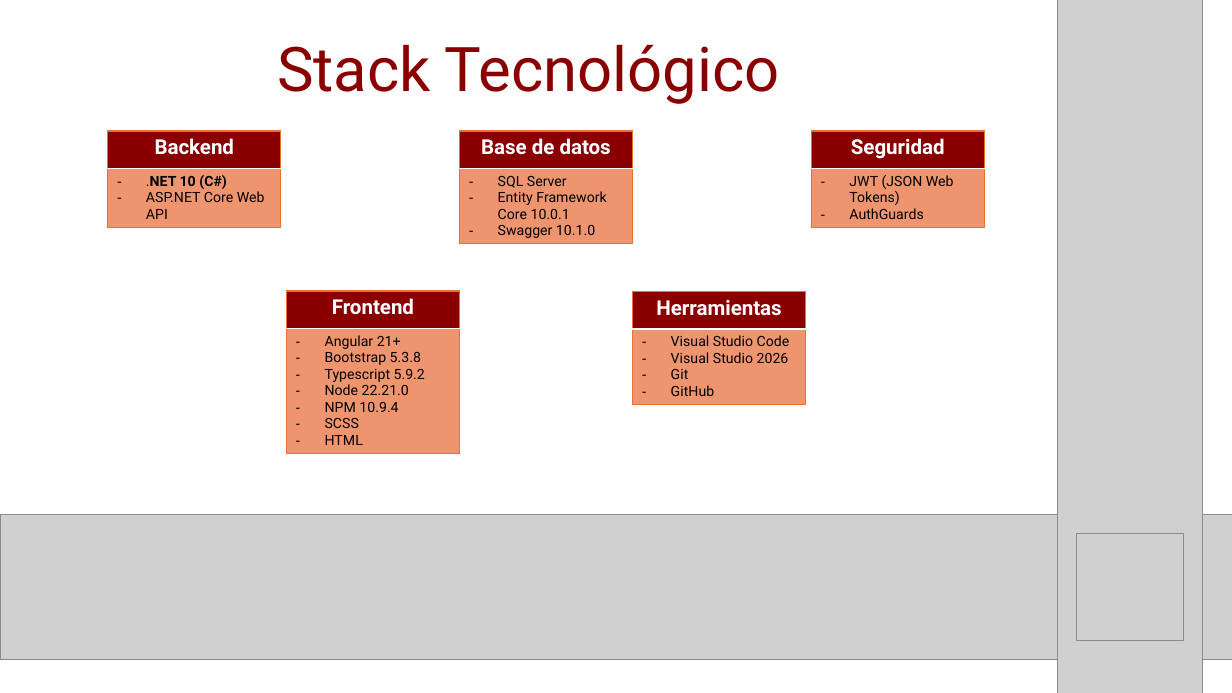
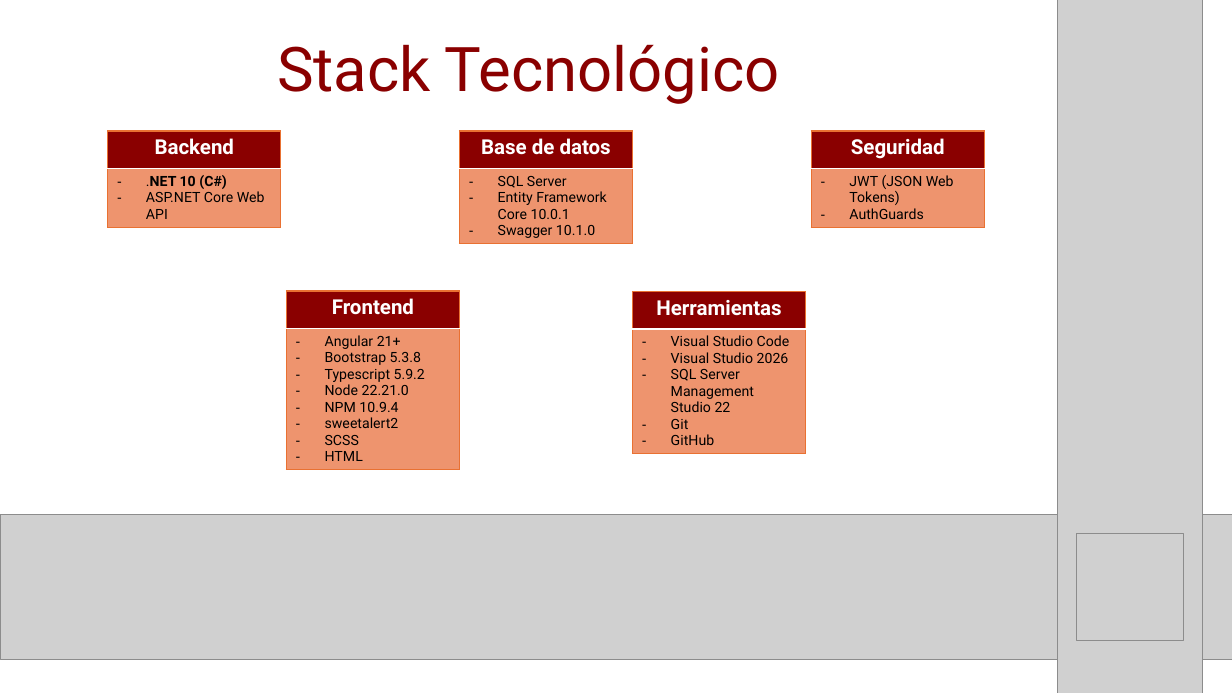
Before and after one commit to Clover2103/Solucion-desarrollador-MID---Cristian-Rubio, a slide deck: slide 3 of Prueba tecnica.pptx (slide 2 before the commit). Drawn at 1232x693 pixels with LibreOffice and Linux fonts; fonts in the diff are those of the drawing; grey boxes stand for pictures. Boxes give left, top, right and bottom in pixels: in the first picture for what was removed or moved away, otherwise in the second. Text is boxed around its words. In the diff, an @@ line names an element or a change of style, - is before the commit and + after.

```diff
--- a/Prueba tecnica.pptx
+++ b/Prueba tecnica.pptx
@@ table at <box>287,291,459,473</box> @@
-row 2, column 1: Angular 21+ / Bootstrap 5.3.8 / Typescript 5.9.2 / Node 22.21.0 / NPM 10.9.4 / SCSS / HTML
+row 2, column 1: Angular 21+ / Bootstrap 5.3.8 / Typescript 5.9.2 / Node 22.21.0 / NPM 10.9.4 / sweetalert2 / SCSS / HTML
@@ table at <box>633,292,806,457</box> @@
-row 2, column 1: Visual Studio Code / Visual Studio 2026 / Git / GitHub
+row 2, column 1: Visual Studio Code / Visual Studio 2026 / SQL Server Management Studio 22 / Git / GitHub
```
Also in this commit, not shown: 2 slides added, 7 other files.
